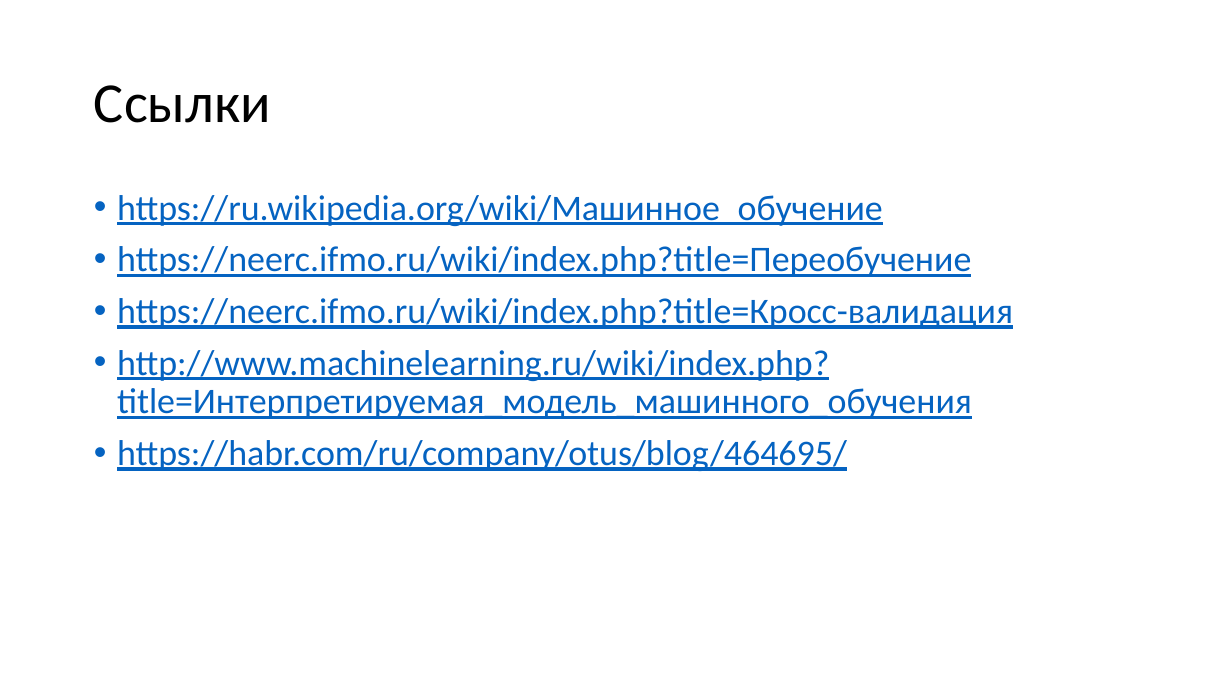
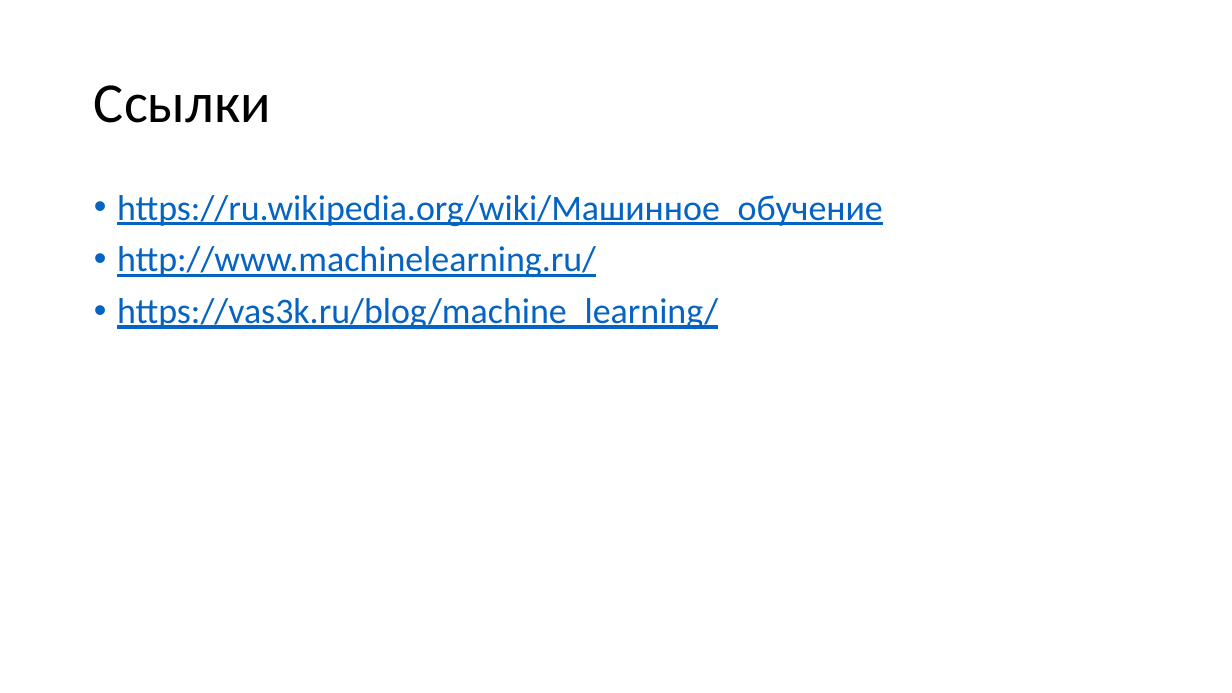
Before and after one commit to mosalov/AI_main_lectures, a slide deck: slide 29 of Лекция 2 23_09_2020.pptx (slide 18 before the commit). Drawn at 1232x693 pixels with LibreOffice and Linux fonts; fonts in the diff are those of the drawing. Boxes give left, top, right and bottom in pixels: in the first picture for what was removed or moved away, otherwise in the second. Text is boxed around its words. In the diff, an @@ line names an element or a change of style, - is before the commit and + after.

```diff
--- a/Лекция 2 23_09_2020.pptx
+++ b/Лекция 2 23_09_2020.pptx
@@ text at [117, 246, 718, 329]: text changed @@
-• https://neerc.ifmo.ru/wiki/index.php?title=Переобучение
-• https://neerc.ifmo.ru/wiki/index.php?title=Кросс-валидация
-• http://www.machinelearning.ru/wiki/index.php?title=Интерпретируемая_модель_машинного_обучения
-• https://habr.com/ru/company/otus/blog/464695/
+• http://www.machinelearning.ru/
+• https://vas3k.ru/blog/machine_learning/
```
Also in this commit, not shown: 6 other slides changed, 13 slides added, 2 slides removed.
